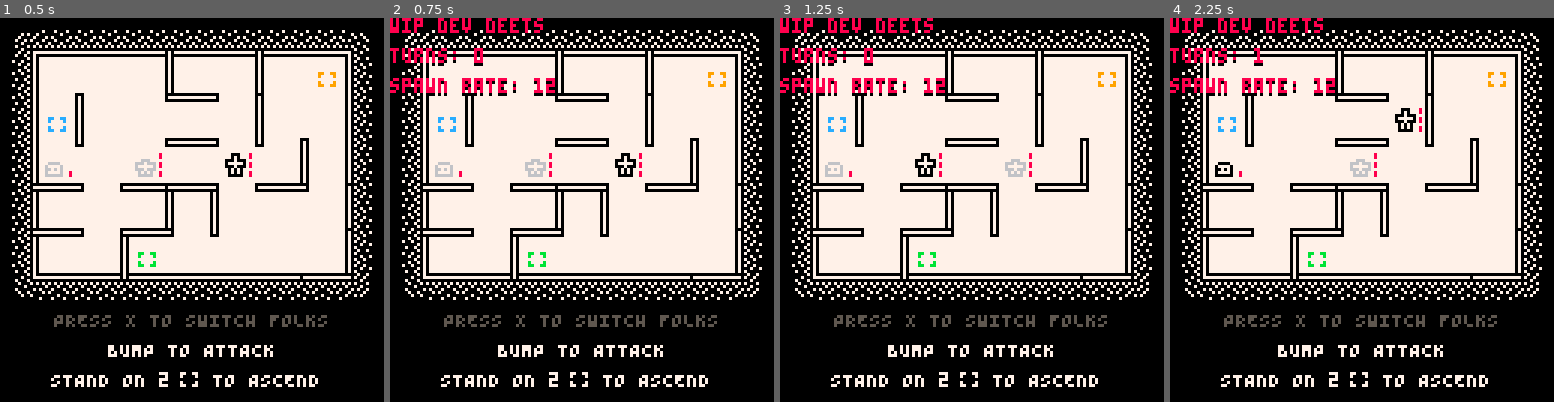
Above: before the commit, frames 1-4 (left to right).
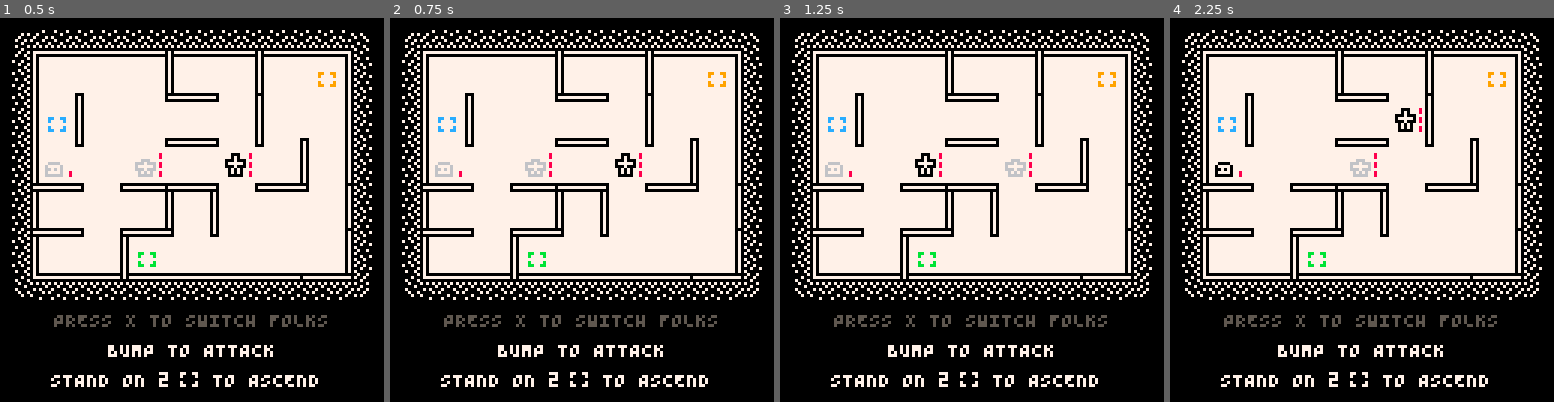
Above: after the commit, the same moments.

Repository: taylordolan/grid-folks
Game: PICO-8 cartridge grid_folks.p8
Two runs of this game, one before a commit and one after it. Both use one fixed random seed, a clock stepped at 60 frames per second and the inputs below.
Inputs:
- Up to frame 1 (0.5 s): tap X (X key) at 0.33 s
- Up to frame 2 (0.75 s): tap O (Z key) at 0.7 s
- Up to frame 3 (1.25 s): tap X (X key) at 1.07 s
- Up to frame 4 (2.25 s): hold Right 1.6-2.1 s; tap O (Z key) at 1.7, 2.1 s; tap X (X key) at 1.85 s; hold Up from 2.15 s (still down)

Frame 1 is identical in both runs. In frame 2, 2.1% of the frame differs, in the area x 0-43%, y 0-21%; in frame 3, 2.1%; in frame 4, 2.1%.

Commit message:
disable debug mode

Diff:
--- a/grid_folks.p8
+++ b/grid_folks.p8
@@ -23,7 +23,6 @@
 -- [x] stop flashing health after game over
 -- [x] clear out some early tiles
 -- [x] bump drum sound in music?
--- [ ] maybe add some sort of animating pattern for pads (and exits)
 
 -- future
 -- [ ] playtest and consider evening out the potential distance of pads even more, maybe with a max distance?
@@ -204,24 +203,24 @@
 		end
 	end
 
-	if btnp(4) then
-		debug = not debug
-		-- new_num_effect({26 + #(depth .. "") * 4,99}, -1, 007, 000)
-		-- if depth > 2 then
-		-- 	local open_tiles = {}
-		-- 	for next in all(tiles) do
-		-- 		if
-		-- 			not find_type("button", next) and
-		-- 			not find_type("pad", next)
-		-- 		then
-		-- 			add(open_tiles, next)
-		-- 		end
-		-- 	end
-		-- 	shuff(open_tiles)
-		-- 	set_tile(new_button(008), open_tiles[1])
-		-- 	depth -= 1
-		-- end
-	end
+	-- if btnp(4) then
+	-- 	-- debug = not debug
+	-- 	-- new_num_effect({26 + #(depth .. "") * 4,99}, -1, 007, 000)
+	-- 	-- if depth > 2 then
+	-- 	-- 	local open_tiles = {}
+	-- 	-- 	for next in all(tiles) do
+	-- 	-- 		if
+	-- 	-- 			not find_type("button", next) and
+	-- 	-- 			not find_type("pad", next)
+	-- 	-- 		then
+	-- 	-- 			add(open_tiles, next)
+	-- 	-- 		end
+	-- 	-- 	end
+	-- 	-- 	shuff(open_tiles)
+	-- 	-- 	set_tile(new_button(008), open_tiles[1])
+	-- 	-- 	depth -= 1
+	-- 	-- end
+	-- end
 
 	if game_over then
 		if btnp(5) then
